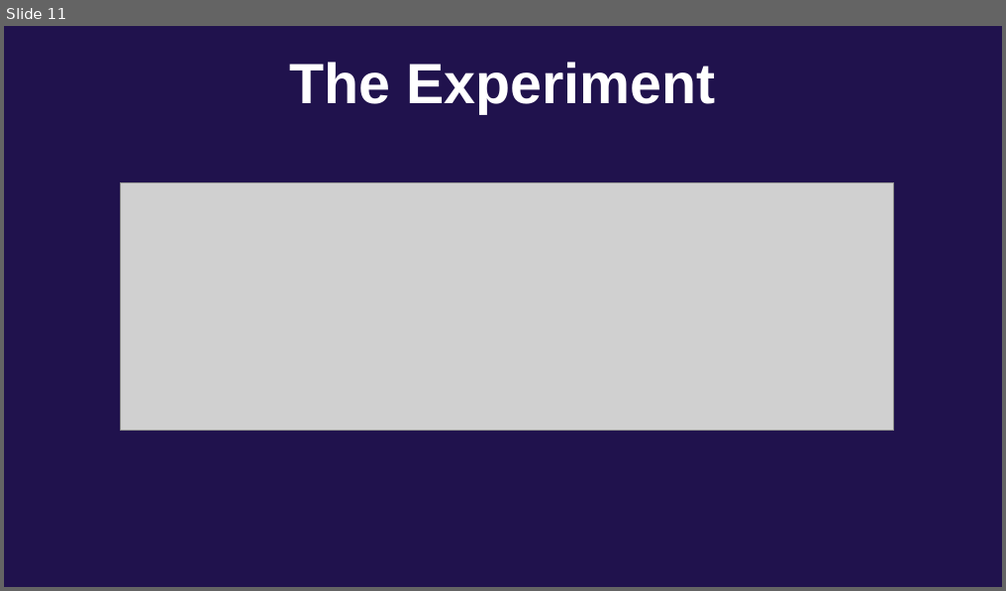
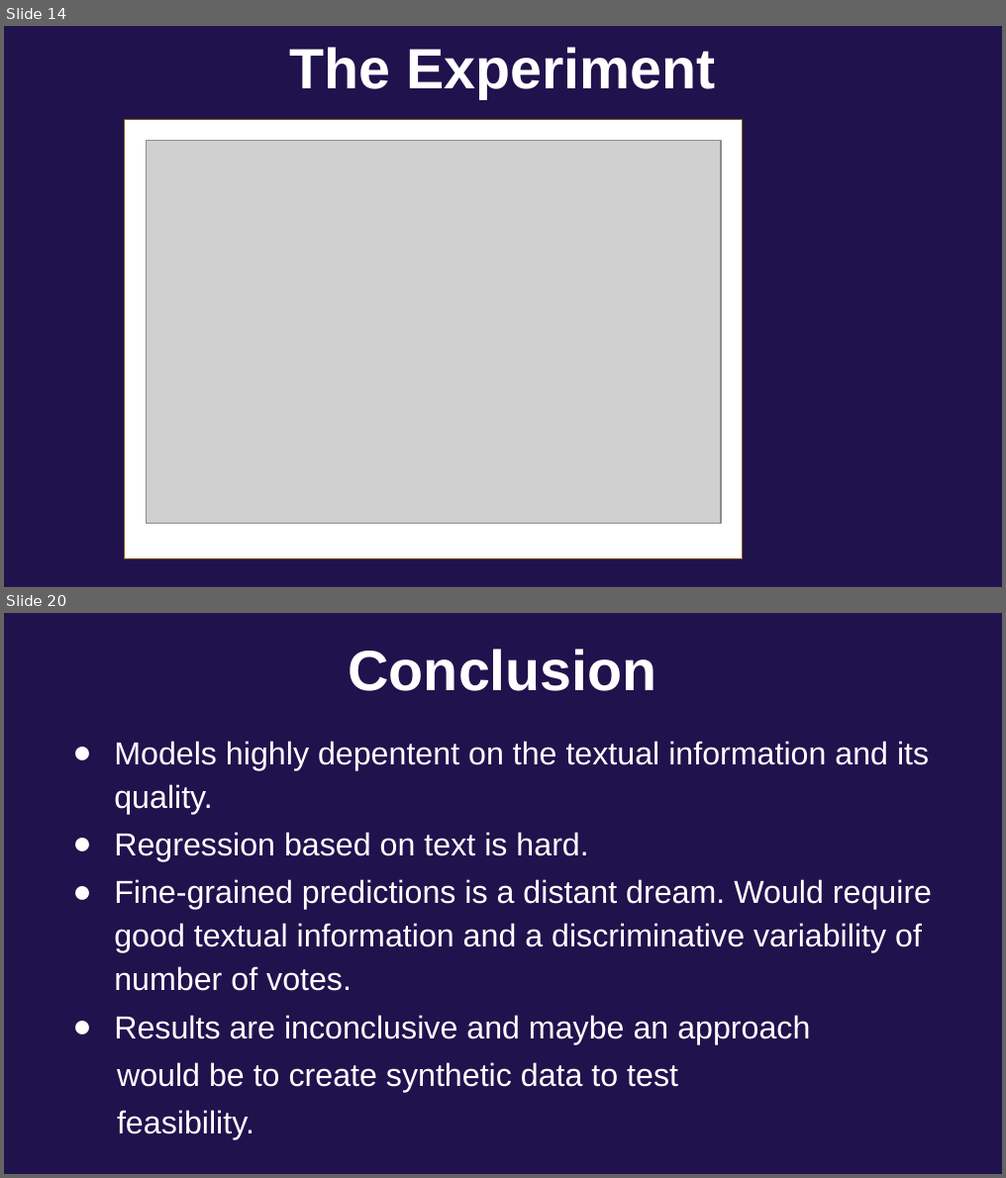
Before and after one commit to masdeval/seeclickfix, a slide deck: article/Predicting the urgency of urban issues.pptx. Shown one above the other, each under a label of ours: slide 11 before the commit, slides 14 and 20 after it; the slides between them are not shown. The pictures are 1006x591 and 1006x1178 pixels, drawn with LibreOffice and Linux fonts; fonts in the diff are those of the drawing; grey boxes stand for pictures; background and template pictures are left out. Boxes give left, top, right and bottom in pixels: in the first picture for what was removed or moved away, otherwise in the second. Text is boxed around its words. In the diff, an @@ line names an element or a change of style, - is before the commit and + after.

```diff
--- a/article/Predicting the urgency of urban issues.pptx
+++ b/article/Predicting the urgency of urban issues.pptx
@@ slide 20 added at (4, 613, 1002, 1174), background picture (left out) @@
@@ text added at (349, 649, 657, 691), 41 pt, text #FFFFFF, bold @@
+Conclusion
@@ text added at (114, 741, 932, 1140), 23 pt, text #FFFFFF @@
+● Models highly depentent on the textual information and its quality.
+● Regression based on text is hard.
+● Fine-grained predictions is a distant dream. Would require good textual information and a discriminative variability of number of votes.
+● Results are inconclusive and maybe an approach
+would be to create synthetic data to test
+feasibility.
@@ what was slide 11 is now slide 14 @@
@@ slide 14 changed as well @@
@@ text "The Experiment": place and size @@
-text "The Experiment" at (290, 62, 715, 114)
+text "The Experiment" at (289, 47, 715, 99)
@@ rectangle added at (125, 120, 743, 559), fill #FFFFFF, outline #895D1D 0.74 pt @@
@@ picture: place and size @@
-picture at (121, 182, 894, 430)
+picture at (146, 141, 721, 524)
```
Also in this commit, not shown: 6 other slides changed, 9 other slides added, 2 slides removed, 5 other files.
